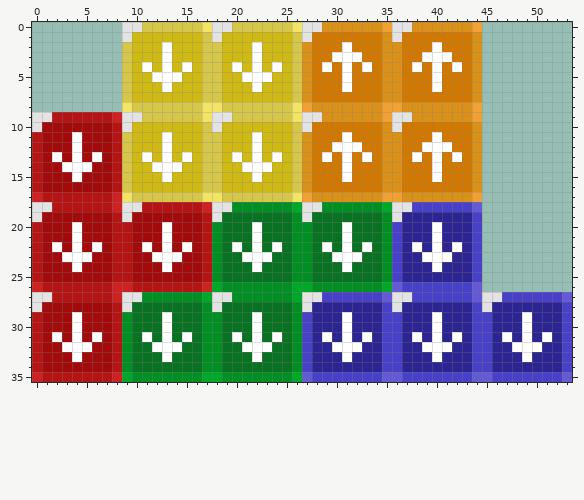
File history of a pixel-art sprite, src/PersonalWebsite/ExtraPage/Sprites/tetra-mix-possible-sprites.png. That is the earlier state.
The file is 54x36 pixels.
The same view after the edit:
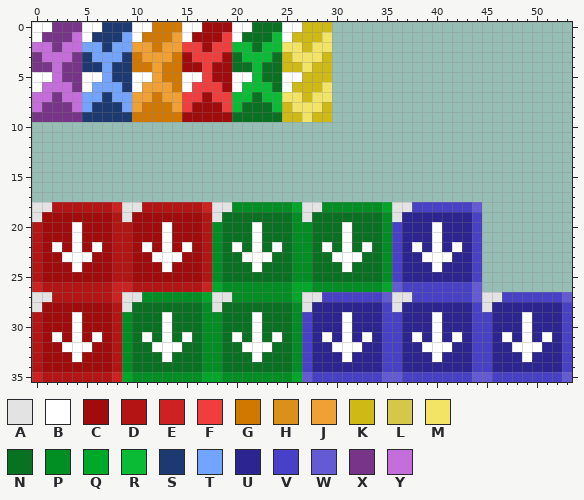
Palette (. is transparent): A #e3e3e3  B #ffffff  C #a20b0b  D #b41414  E #ce2222  F #f13d3d  G #d17800  H #d99119  J #f1a034  K #ceb915  L #d6c74b  M #f3e466  N #097122  P #018e23  Q #00a829  R #0abc35  S #1c3a71  T #73a4ff  U #2c2591  V #4940c8  W #635ad4  X #773488  Y #c66ddc
The commit says: finally settled on tetra-mix title banner design
Changes in this commit:
Changed rows in their new state; - is an unchanged pixel.
first column x 0:
 0 BBXXXBBSSSBBGGGBBCCCBBNNNBBKKK...............
 1 BXXXYBSSSTBGGGJBCCCFBNNNRBKKKM...............
 2 YYXYYTTSTTJJGJJFFCFFRRNRRMMKMM...............
 3 XYYYXSTTTSGJJJGCFFFCNRRRN-MMMK...............
 4 XXYXXSSTSSGGJGGCCFCCNNRNN-KMKK...............
 5 BBYXXBBTSSBBJGGBBFCCB-RNNBBKKK...............
 6 BYYYXBTTTSBJJJGBFFFCBRRRNBKKKM...............
 7 YYXYYTTSTTJJGJJFFCFFRRNRRMMKMM...............
 8 YXXXYTSSSTJGGGJFCCCFRNNNRK-MMK...............
 9 XXXXXSSSSSGGGGGCCCCCNNNNNKKMKK...............
10 .............................................
11 .............................................
12 .............................................
13 .............................................
14 .............................................
15 .............................................
16 .............................................
17 .............................................
Boxes around the changes in both pictures, in picture pixels (x1, y1, x2, y2):
changed: (32, 22, 482, 202)
